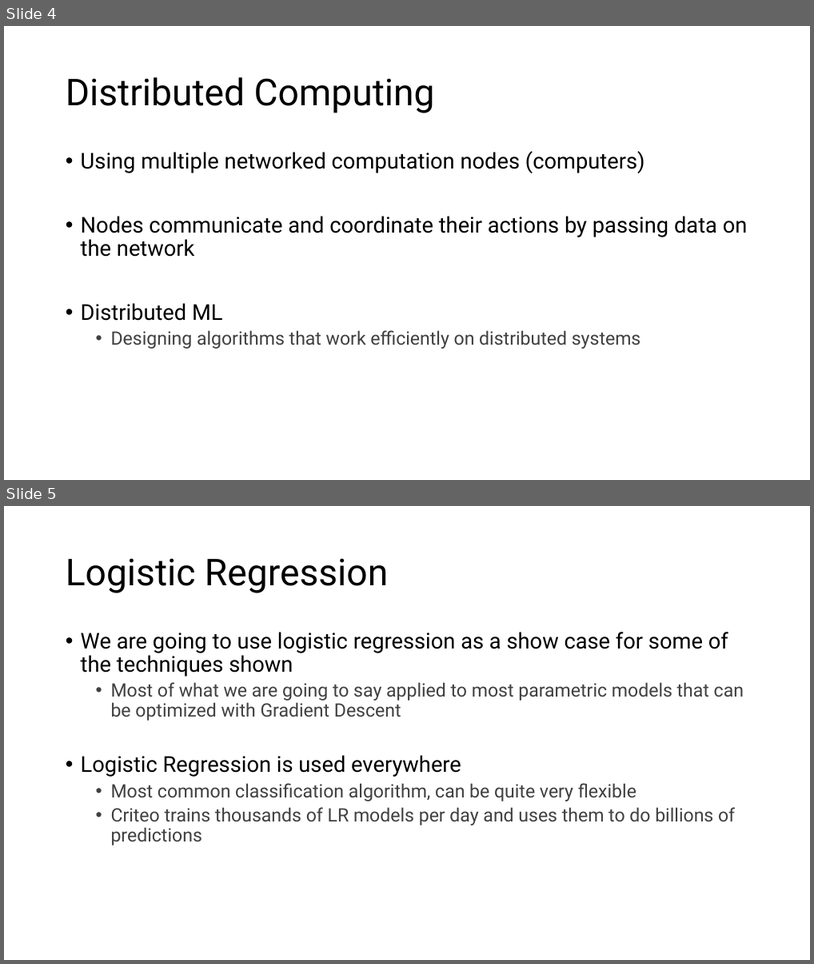
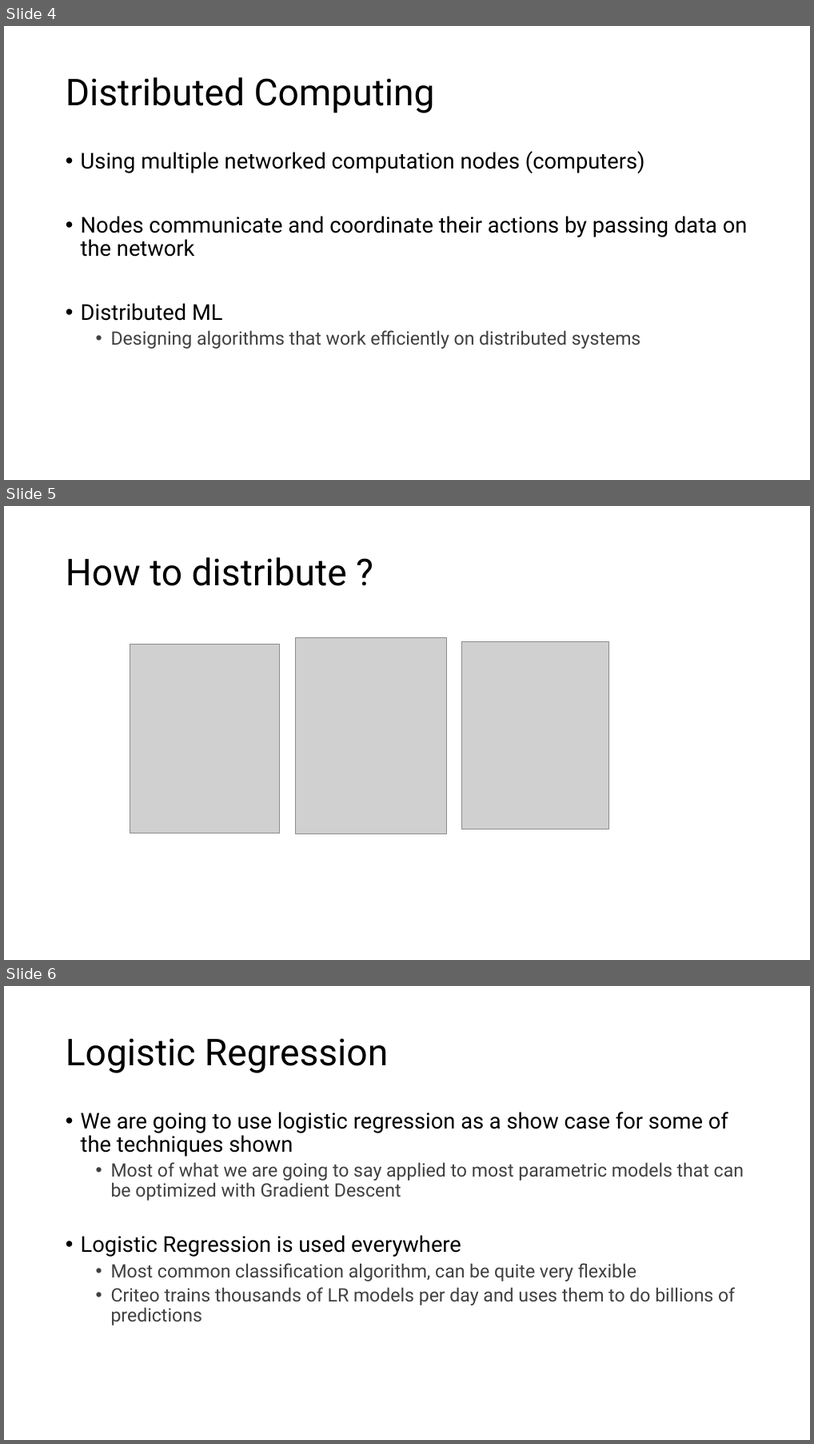
Before and after one commit to criteo-research/master-iasd, a slide deck: module3/session3/class2-part1-logistic-regression.pptx. Shown one above the other, each under a label of ours: slides 4 and 5 before the commit, slides 4, 5 and 6 after it. The pictures are 814x964 and 814x1444 pixels, drawn with LibreOffice and Linux fonts; fonts in the diff are those of the drawing; grey boxes stand for pictures. Boxes give left, top, right and bottom in pixels: in the first picture for what was removed or moved away, otherwise in the second. Text is boxed around its words. In the diff, an @@ line names an element or a change of style, - is before the commit and + after.

```diff
--- a/module3/session3/class2-part1-logistic-regression.pptx
+++ b/module3/session3/class2-part1-logistic-regression.pptx
@@ slide 5 added at (4, 506, 810, 960), background #FFFFFF @@
@@ title added at (66, 557, 347, 586), 44 pt, text #000000 @@
+How to distribute ?
@@ picture added at (130, 644, 280, 832) @@
@@ picture added at (295, 637, 447, 834) @@
@@ picture added at (462, 641, 610, 828) @@
@@ what was slide 5 is now slide 6 @@
```
Also in this commit, not shown: 2 slides changed, 15 other files.
